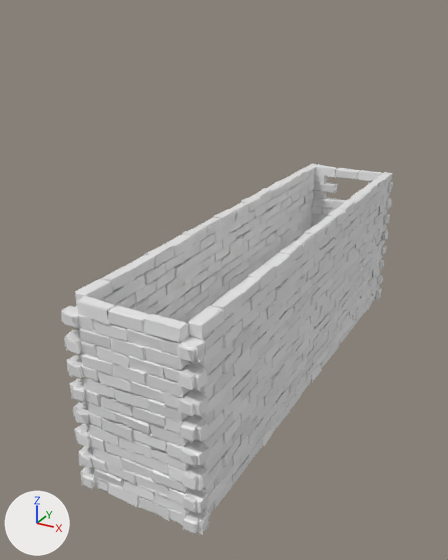
The FBX model Assets/castle.fbx, before and after one commit.
One viewpoint serves both versions: a camera (50 mm lens) standing at (105.0, -508.0, 378.0) and looking at (-21.0, -279.0, 263.0). The axes (+X, +Y, +Z) are drawn at lower left. The lights are the same throughout. Where no turn or scale is listed for an object, it has been applied to the vertices.
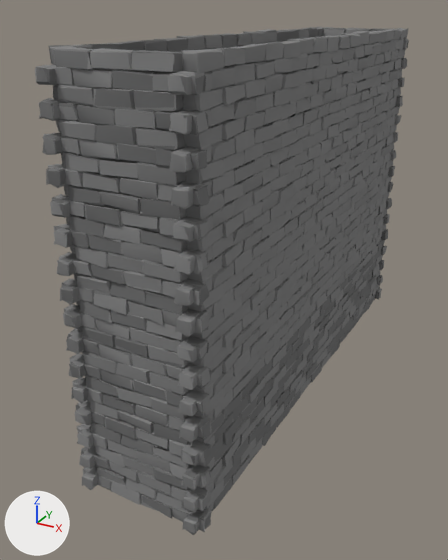
The change, as a list of edits to the scene's bpy script:
```text
Change me_cube_025:
    where me_cube_025.from_pydata(...)  # 1344 vertices, 1456 faces; spans x 151.3..207.2, y -3.3..3.4, z -72.2..7.9
    me_cube_025 part 6: the loose piece of 24 vertices spanning x 172.4..187.0, y -3.2..2.6, z -8.1..-2.3 is rebuilt with 24 vertices and now spans x 172.9..186.8, y -2.8..2.8, z -7.9..-2.2
    me_cube_025 part 7
    26 faces are deleted
    7 new faces join them, mat_cegla (grey #808080)
    19 new faces join them, mat_ceglss34 (dark grey #6c6c6c)
    me_cube_025 part 8: 720 faces spanning x 151.4..207.2, y -3.3..3.4, z -72.2..7.9 switch from no material to mat_cegla (grey #808080)
    me_cube_025 part 9: 710 faces spanning x 151.3..207.2, y -3.3..3.4, z -72.2..7.9 switch from no material to mat_ceglss34 (dark grey #6c6c6c)
Change me_cube_020:
    where me_cube_020.from_pydata(...)  # 1200 vertices, 1300 faces; spans x 151.3..207.2, y -3.3..3.4, z -72.2..7.9
    me_cube_020 part 10: 650 of the faces centred in x 151.9..206.7, y -2.8..2.7, z -71.7..7.3 switch from no material to mat_cegla (grey #808080)
    me_cube_020 part 11: 650 of the faces centred in x 151.8..206.7, y -2.8..2.8, z -71.7..7.5 switch from no material to mat_ceglss34 (dark grey #6c6c6c)
Change me_cube_023:
    where me_cube_023.from_pydata(...)  # 3076 vertices, 3329 faces; spans x -3.0..3.0, y -207.0..18.0, z -72.0..-31.0
    me_cube_023 part 1: 11 vertices moved from x -3.0..3.0, y -186.0..-132.0, z -37.0..-32.0 to x -2.0..3.0, y -186.0..-131.0, z -37.0..-32.0; 19 vertices removed from x -3.0..3.0, y -186.0..-133.0, z -37.0..-32.0; 19 vertices added at x -3.0..3.0, y -187.0..-132.0, z -37.0..-32.0
    me_cube_023 part 2: 1641 faces spanning x -3.0..3.0, y -207.0..18.0, z -72.0..-31.0 switch from no material to mat_cegla (grey #808080)
    me_cube_023 part 3: 1632 faces spanning x -3.0..3.0, y -207.0..18.0, z -72.0..-31.0 switch from no material to mat_ceglss34 (dark grey #6c6c6c)
Change me_cube_018:
    where me_cube_018.from_pydata(...)  # 3076 vertices, 3329 faces; spans x -3.0..3.0, y -207.0..18.0, z -72.0..-31.0
    me_cube_018 part 4: 1665 faces spanning x -3.0..3.0, y -207.0..18.0, z -72.0..-31.0 switch from no material to mat_cegla (grey #808080)
    me_cube_018 part 5: 1664 faces spanning x -3.0..3.0, y -207.0..18.0, z -72.0..-31.0 switch from no material to mat_ceglss34 (dark grey #6c6c6c)
Change me_cube_022:
    where me_cube_022.from_pydata(...)  # 3076 vertices, 3329 faces; spans x -3.0..3.0, y -207.0..18.0, z -72.0..-31.0
    me_cube_022 part 12: 3329 faces spanning x -3.0..3.0, y -207.0..18.0, z -72.0..-31.0 switch from no material to mat_cegla (grey #808080)
Change me_cube_021:
    used by ob_cube_008; location = (15.8, -164.1, 321.3); rotation_euler = (1.571, 0.0, 0.0), in degrees (90, 0, 0); scale = (0.0246, 0.0246, 0.0246)
    remove me_cube_021.from_pydata(...)  # 3076 vertices, 3329 faces; spans x -135.0..136.0, y -2930.0..-1267.0, z -741.0..8405.0
    add me_cube_021.from_pydata(...)  # 860 vertices, 860 faces; spans x -147.0..147.0, y -100.0..339.0, z -181.0..122.0
    me_cube_021 part 13: 3076 vertices removed from x -135.0..136.0, y -2930.0..-1267.0, z -741.0..8405.0; 860 vertices added at x -147.0..147.0, y -100.0..339.0, z -181.0..122.0
    add me_cube_021.materials.append(mat_material_002)  # white #e7e7e7
    add me_cube_021.materials.append(mat_trondyw)  # red #ff3131
    add me_cube_021.materials.append(mat_xd)  # red #b52323
    add me_cube_021.materials.append(mat_wood)  # orange #ba7839
    add me_cube_021.materials.append(mat_material_003)  # brown #7f5227
Change ob_cube_014:
    ob_cube_014.location: (-186.4, -366.7, 281.8) -> (-186.4, -365.4, 281.8)
Change ob_cube_008:
    ob_cube_008.location: (15.8, -164.1, 321.3) -> (-6.2, -354.5, 257.0)
    ob_cube_008.scale: (0.0246, 0.0246, 0.0246) -> (0.0682, 0.0682, 0.0682)
Add ob_cube_019:
    ob_cube_019 = bpy.data.objects.new('Cube.019', me_cube_045)  # 1344 vertices, 1456 faces; spans x 151.3..207.2, y -3.3..3.4, z -72.2..7.9; in mat_cegla (grey #808080), mat_ceglss34 (dark grey #6c6c6c)
    ob_cube_019.location = (-186.4, -365.4, 360.2)
Add ob_cube_018:
    ob_cube_018 = bpy.data.objects.new('Cube.018', me_cube_044)  # 3076 vertices, 3329 faces; spans x -3.0..3.0, y -207.0..18.0, z -72.0..-31.0; in mat_cegla (grey #808080), mat_ceglss34 (dark grey #6c6c6c)
    ob_cube_018.location = (-29.7, -164.1, 399.8)
Add ob_cube_016:
    ob_cube_016 = bpy.data.objects.new('Cube.016', me_cube_042)  # 9228 vertices, 9987 faces; spans x -3.0..3.0, y -207.0..18.0, z -151.0..-31.0; in mat_cegla (grey #808080)
    ob_cube_016.location = (15.8, -164.1, 399.8)
Add ob_cube_017:
    ob_cube_017 = bpy.data.objects.new('Cube.017', me_cube_043)  # 3076 vertices, 3329 faces; spans x -3.0..3.0, y -207.0..18.0, z -72.0..-31.0; in mat_cegla (grey #808080), mat_ceglss34 (dark grey #6c6c6c)
    ob_cube_017.location = (-29.7, -164.1, 360.2)
Add ob_cube_020:
    ob_cube_020 = bpy.data.objects.new('Cube.020', me_cube_046)  # 1344 vertices, 1456 faces; spans x -28.1..27.8, y -3.3..3.4, z -39.8..40.3; in mat_cegla (grey #808080), mat_ceglss34 (dark grey #6c6c6c)
    ob_cube_020.location = (-7.0, -150.5, 327.8)
```

Pixel boxes (x1, y1, x2, y2) of what changed, in the pictures (448 x 560 px; the box of a moved part takes in the faces that stretch with it):
'Cube.016', added
    after: (168, 28, 409, 443)
'Cube.019', added
    after: (42, 46, 210, 334)
'Cube.014', reshaped, moved
    before: (61, 295, 210, 535)
    after: (64, 300, 212, 532)
'Cube.008', moved, rescaled (not visible afterwards)
    before: (177, 172, 393, 443)
'Cube.018', added
    after: (35, 27, 324, 188)
'Cube.017', added
    after: (50, 146, 188, 305)
'Cube.020', added
    after: (323, 27, 409, 177)
part 1 of me_cube_023, moved or reshaped (not visible afterwards)
    before: (101, 235, 192, 294)
part 2 of me_cube_023, recoloured
    before: (63, 165, 317, 404)
    after: (63, 302, 85, 404)
part 3 of me_cube_023, recoloured
    before: (65, 163, 319, 401)
    after: (65, 301, 88, 401)
part 4 of me_cube_018, recoloured
    both: (181, 239, 384, 533)
part 5 of me_cube_018, recoloured
    both: (181, 240, 385, 535)
part 6 of me_cube_025, rebuilt
    before: (111, 338, 147, 360)
    after: (114, 336, 149, 358)
part 7 of me_cube_025, moved or reshaped
    before: (149, 424, 188, 447)
    after: (152, 422, 188, 444)
part 8 of me_cube_025, recoloured
    before: (62, 301, 210, 535)
    after: (64, 300, 212, 532)
part 9 of me_cube_025, recoloured
    before: (61, 295, 210, 531)
    after: (64, 300, 212, 528)
part 10 of me_cube_020, recoloured
    before: (311, 169, 392, 298)
    after: (376, 183, 392, 298)
part 11 of me_cube_020, recoloured
    before: (311, 165, 393, 299)
    after: (375, 182, 393, 299)
part 12 of me_cube_022, recoloured
    both: (75, 402, 95, 490)
